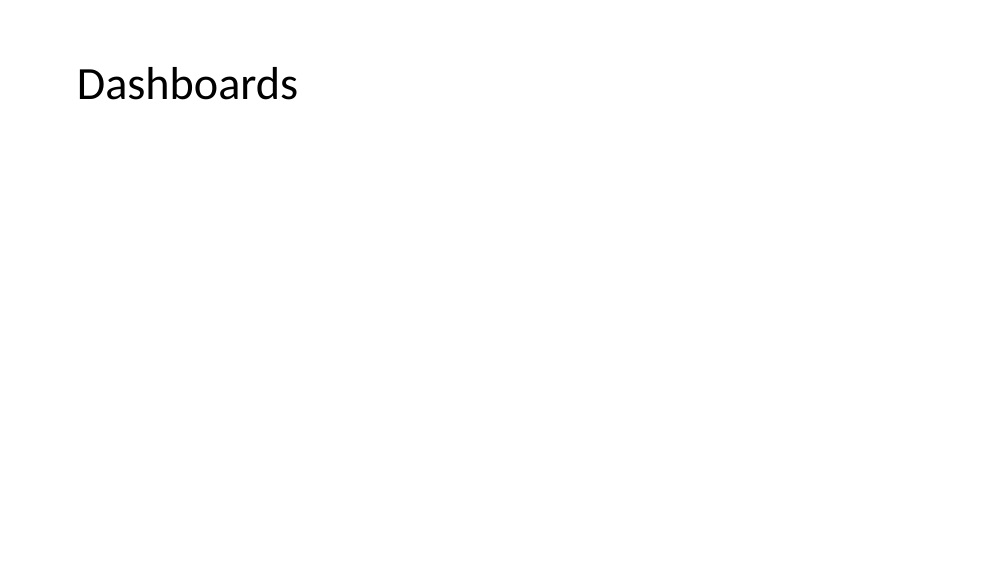
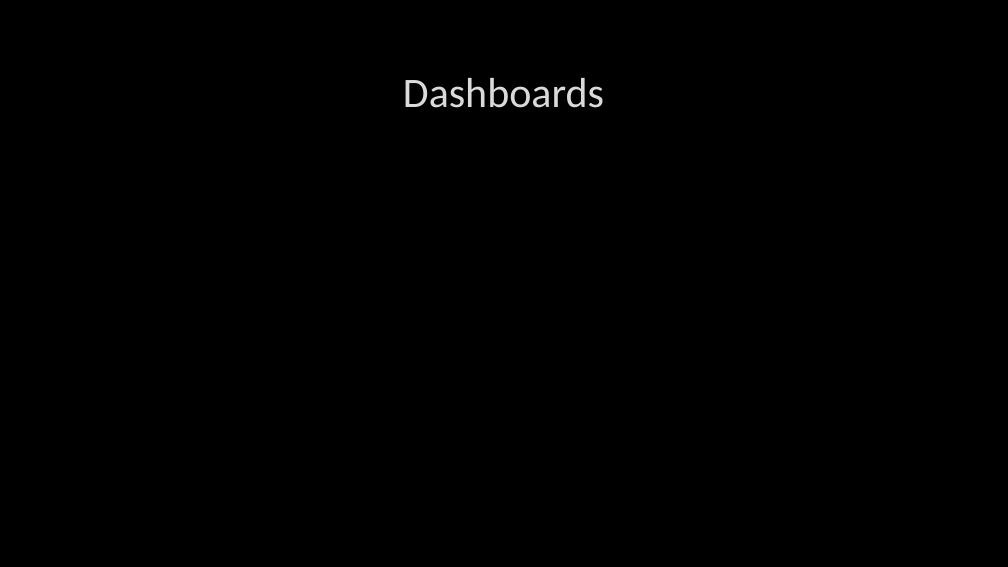
Before and after one commit to saikrishnatandasi/amazon-innobyte, a slide deck: slide 9 of Amazon Sales Analysis.pptx. Drawn at 1008x567 pixels with LibreOffice and Linux fonts; fonts in the diff are those of the drawing; background and template pictures are left out. Boxes give left, top, right and bottom in pixels: in the first picture for what was removed or moved away, otherwise in the second. Text is boxed around its words. In the diff, an @@ line names an element or a change of style, - is before the commit and + after.

```diff
--- a/Amazon Sales Analysis.pptx
+++ b/Amazon Sales Analysis.pptx
@@ background #FFFFFF to picture (left out) @@
@@ title "Dashboards": place and size @@
-title "Dashboards" at box(77, 67, 298, 100)
+title "Dashboards" at box(403, 78, 604, 108)
@@ title "Dashboards" at box(403, 78, 604, 108): size 44 to 40 pt, text colour #000000 to #DADADA, letter outline none to #404040 0.75 pt; alignment left to centre; line spacing 0.9 to 1 @@
```
Also in this commit, not shown: 15 other slides changed, 2 slides added, 1 other file.
